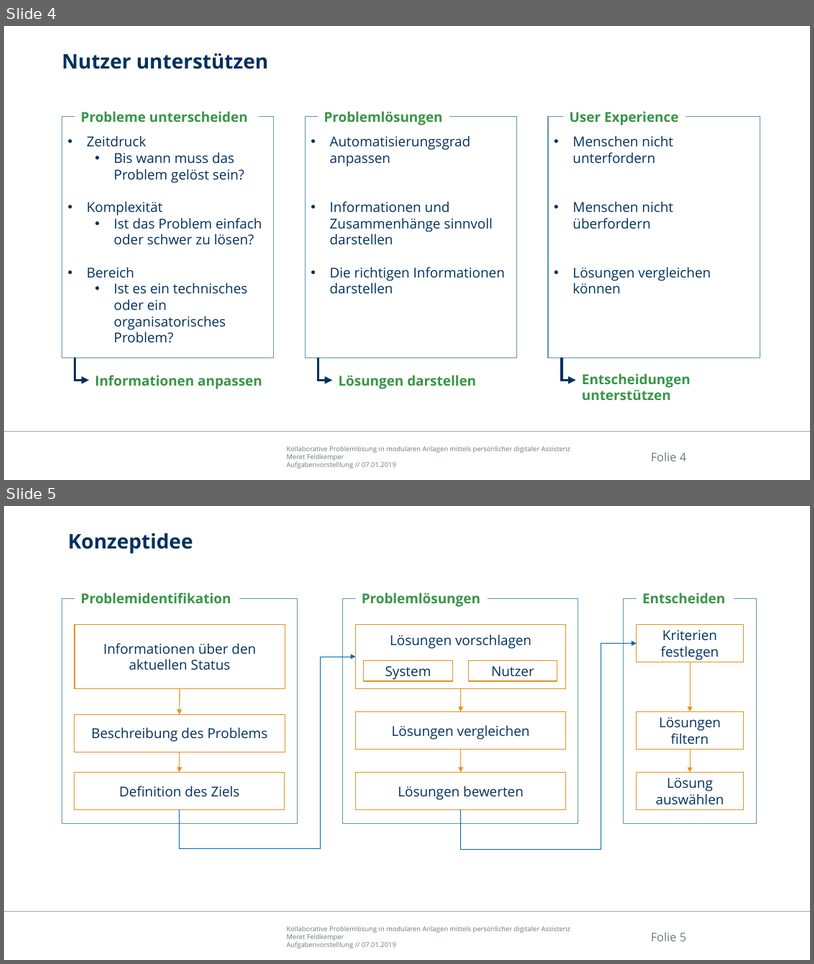
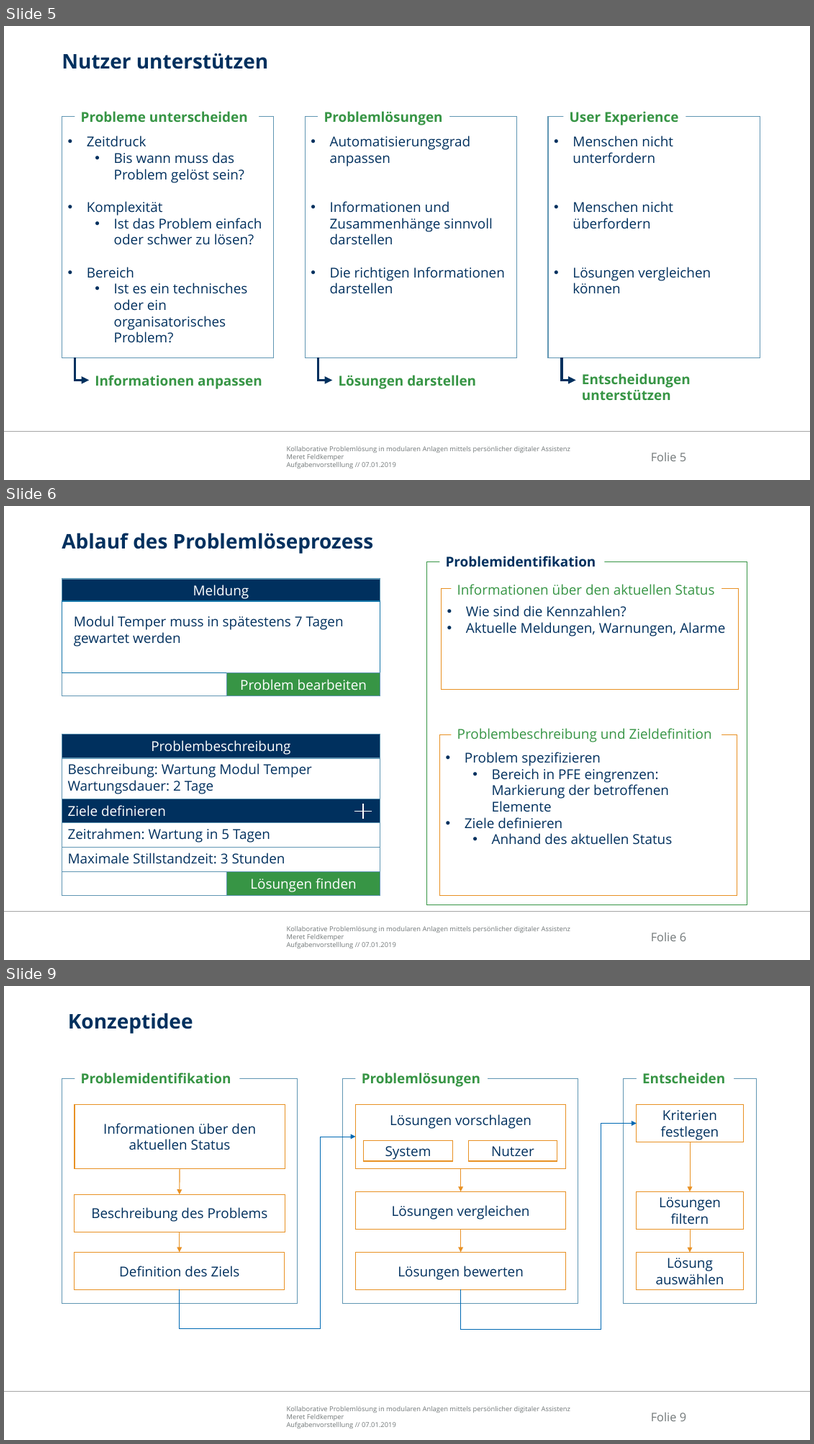
Before and after one commit to Ral3007/Diplomarbeit, a slide deck: Dokumente/Präsentationen/2019-02-18_DA_Feldkemper_Zwischenpräsentation.pptx. Shown one above the other, each under a label of ours: slides 4 and 5 before the commit, slides 5, 6 and 9 after it; the slides between them are not shown. The pictures are 814x964 and 814x1444 pixels, drawn with LibreOffice and Linux fonts; fonts in the diff are those of the drawing; background and template pictures are left out. Boxes give left, top, right and bottom in pixels: in the first picture for what was removed or moved away, otherwise in the second. Text is boxed around its words. In the diff, an @@ line names an element or a change of style, - is before the commit and + after.

```diff
--- a/Dokumente/Präsentationen/2019-02-18_DA_Feldkemper_Zwischenpräsentation.pptx
+++ b/Dokumente/Präsentationen/2019-02-18_DA_Feldkemper_Zwischenpräsentation.pptx
@@ slide 6 added at (4, 506, 810, 960), background #FFFFFF; not listed: 3 template elements that a slide beside it also shows @@
@@ title added at (62, 533, 374, 554), 24 pt, text #00305E, bold @@
+Ablauf des Problemlöseprozess
@@ rectangle added at (62, 579, 381, 696), fill #FFFFFF, outline #6096B3 1 pt @@
@@ rectangle added at (62, 579, 381, 601), fill #00305E, outline #6096B3 1 pt, 16.2 pt, text #FFFFFF @@
+Meldung
@@ rectangle added at (62, 601, 381, 672), fill #FFFFFF, outline #1274A8 1 pt, 16.2 pt, text #00305E @@
+Modul Temper muss in spätestens 7 Tagen gewartet werden
@@ rectangle added at (226, 672, 381, 696), fill #379545, outline #6096B3 1 pt, 16.2 pt, text #FFFFFF @@
+Problem bearbeiten
@@ rectangle added at (62, 735, 381, 895), fill #FFFFFF, outline #6096B3 1 pt @@
@@ rectangle added at (62, 734, 381, 758), fill #00305E, outline #6096B3 1 pt, 16.2 pt, text #FFFFFF @@
+Problembeschreibung
@@ group added at (427, 556, 748, 905): 3 rectangles, 3 texts @@
+Problemidentifikation
+• Wie sind die Kennzahlen?
+• Aktuelle Meldungen, Warnungen, Alarme
+Informationen über den aktuellen Status
+• Problem spezifizieren
+  • Bereich in PFE eingrenzen: Markierung der betroffenen Elemente
+• Ziele definieren
+  • Anhand des aktuellen Status
+Problembeschreibung und Zieldefinition
@@ rectangle added at (62, 758, 381, 800), fill #FFFFFF, outline #6096B3 1 pt, 16.2 pt, text #00305E @@
+Beschreibung: Wartung Modul Temper
+Wartungsdauer: 2 Tage
@@ rectangle added at (62, 799, 381, 823), fill #00305E, outline #6096B3 1 pt, 16.2 pt, text #FFFFFF @@
+Ziele definieren
@@ plus sign added at (352, 801, 375, 820), fill #FFFFFF, outline #FFFFFF 1 pt @@
@@ rectangle added at (62, 822, 381, 847), fill #FFFFFF, outline #6096B3 1 pt, 16.2 pt, text #00305E @@
+Zeitrahmen: Wartung in 5 Tagen
@@ rectangle added at (62, 847, 381, 871), fill #FFFFFF, outline #6096B3 1 pt, 16.2 pt, text #00305E @@
+Maximale Stillstandzeit: 3 Stunden
@@ rectangle added at (226, 871, 381, 895), fill #379545, outline #6096B3 1 pt, 16.2 pt, text #FFFFFF @@
+Lösungen finden
@@ what was slide 4 is now slide 5 @@
@@ page number at (651, 452, 687, 461): text changed @@
-Folie 4
+Folie 5
@@ what was slide 5 is now slide 9 @@
@@ page number at (651, 1412, 687, 1421): text changed @@
-Folie 5
+Folie 9
```
Also in this commit, not shown: 1 slide changed, 3 other slides added, 16 other files.
